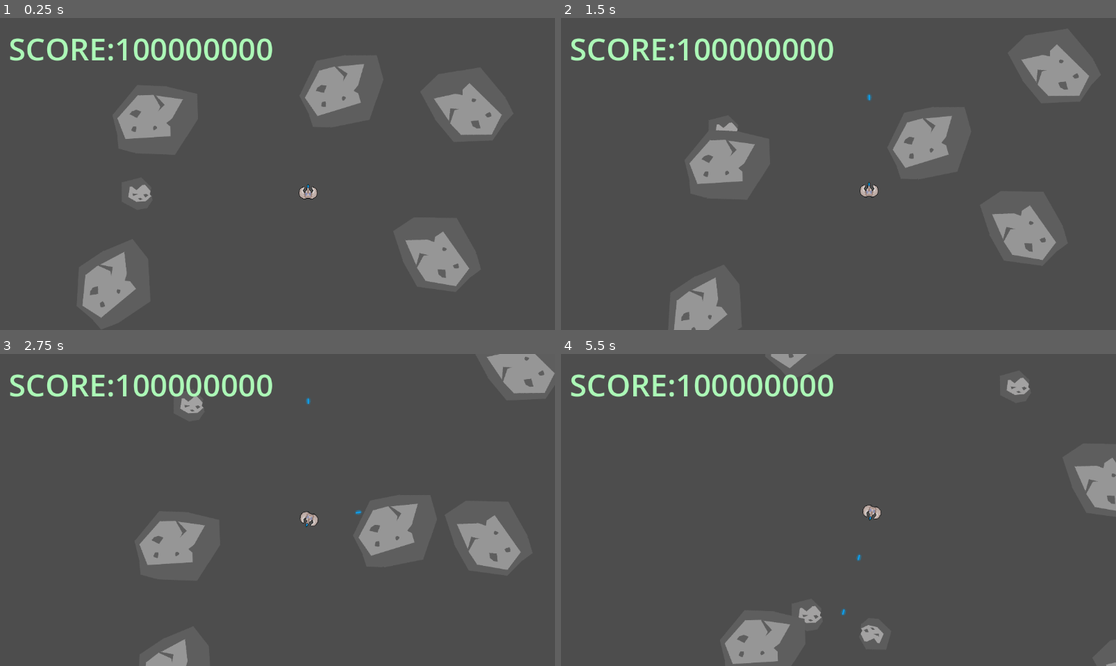
Above: before the commit, frames 1-4 (two rows, left to right).
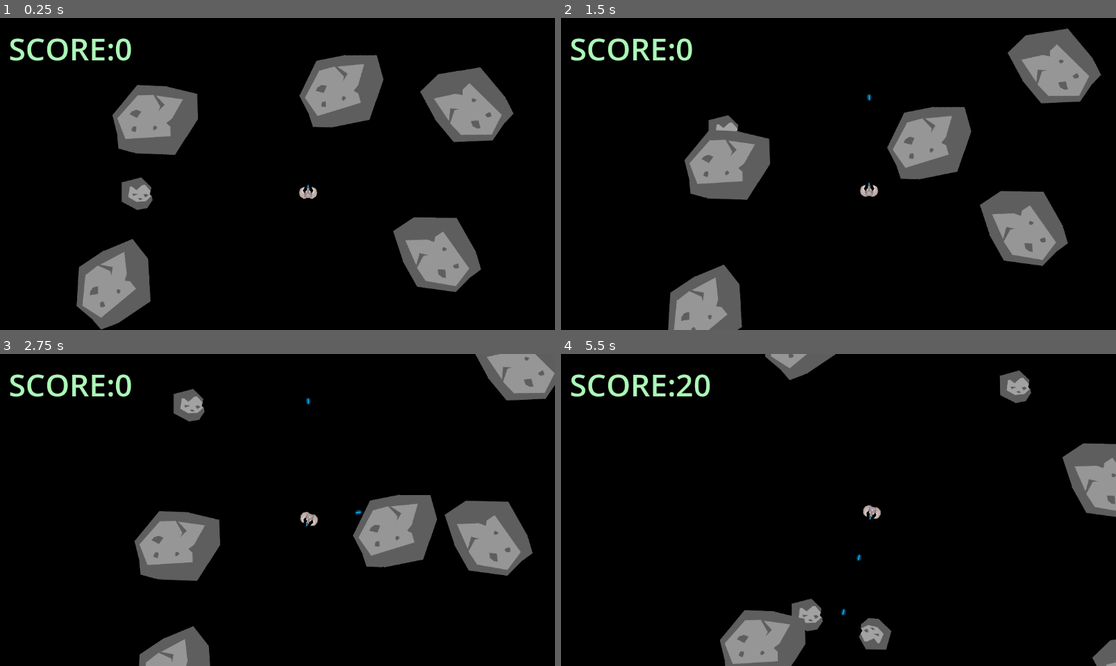
Above: after the commit, the same moments.

Repository: oskar-krolner/ddu-asteroids-teknikuge
Game: Godot game, scene res://game.tscn
The game is run twice, just before and just after one commit, with the same random seed, the same clock (stepped at 60 frames per second) and the same inputs.
Inputs:
- Up to frame 1 (0.25 s): no input
- Up to frame 2 (1.5 s): tap Space (Skyd) at 0.6 s; tap W (Fremad) at 1.35 s
- Up to frame 3 (2.75 s): tap Space (Skyd) at 1.55, 2.3 s; hold D (Roter_Højre) from 2.03 s (still down)
- Up to frame 4 (5.5 s): release D (Roter_Højre) at 2.78 s; tap A (Roter_Venstre) at 2.85 s; tap Space (Skyd) at 3.05, 3.6, 4.55, 5.1 s; tap S (Tilbage) at 4.35 s

The runs differ from the first frame. In frame 1, 85% of the frame differs, in the area x 0-100%, y 0-100%; in frame 2, 86%; in frame 3, 88%; in frame 4, 93%.

Commit message:
Add files via upload

Diff:
--- a/asteroid.gd
+++ b/asteroid.gd
@@ -1,6 +1,6 @@
 class_name asteroid extends Area2D
 
-signal exploded (pos, size)
+signal exploded (pos, size, points)
 
 var movement_vector := Vector2(0, -1)
 
@@ -12,7 +12,19 @@
 @onready var sprite = $Sprite2D
 @onready var cshape = $CollisionShape2D
 
-
+var points: int:
+	get:
+			match size:
+				asteroidsize.large:
+					return 20
+				asteroidsize.medium:
+					return 15
+				asteroidsize.small:
+					return 10
+				asteroidsize.tiny:
+					return 5
+				_:
+					return 0
 func _ready():
 	rotation = randf_range(0, 2*PI )
 
@@ -52,5 +64,5 @@
 		global_position.x = -radius
 
 func explode():
-	emit_signal("exploded", global_position, size)
+	emit_signal("exploded", global_position, size, points)
 	queue_free()
--- a/game.tscn
+++ b/game.tscn
@@ -1,15 +1,16 @@
-[gd_scene load_steps=7 format=3 uid="uid://bq8siiljtpb74"]
+[gd_scene load_steps=4 format=3 uid="uid://bq8siiljtpb74"]
 
 [ext_resource type="PackedScene" uid="uid://cd0a7d7gqvooe" path="res://asteroid.tscn" id="1_80nbo"]
-[ext_resource type="PackedScene" path="res://hud.tscn" id="2_feb5d"]
-[ext_resource type="AudioStream" uid="uid://ifb60ojt2gkx" path="res://laser1.wav" id="3_fc0e3"]
+[ext_resource type="PackedScene" uid="uid://besso6qmv304p" path="res://hud.tscn" id="2_feb5d"]
 [ext_resource type="PackedScene" uid="uid://708k8ot8vaak" path="res://move.tscn" id="3_feb5d"]
-[ext_resource type="PackedScene" path="res://eksplosion_lyd.tscn" id="4_fc0e3"]
-[ext_resource type="PackedScene" path="res://musik.tscn" id="5_7jktm"]
 
 [node name="game" type="Node2D"]
 
 [node name="move" parent="." instance=ExtResource("3_feb5d")]
+
+[node name="UI" type="CanvasLayer" parent="move"]
+
+[node name="HUD" parent="move/UI" instance=ExtResource("2_feb5d")]
 
 [node name="asteroids" type="Node2D" parent="move"]
 
@@ -31,16 +32,3 @@
 
 [node name="asteroid6" parent="move/asteroids" instance=ExtResource("1_80nbo")]
 position = Vector2(703, 127)
-
-[node name="laserpewpewnoise" type="AudioStreamPlayer" parent="move"]
-stream = ExtResource("3_fc0e3")
-autoplay = true
-
-[node name="eksplosion_lyd" parent="move" instance=ExtResource("4_fc0e3")]
-
-[node name="CanvasLayer" type="CanvasLayer" parent="move"]
-
-[node name="HUD" parent="move/CanvasLayer" instance=ExtResource("2_feb5d")]
-
-[node name="musik" parent="." instance=ExtResource("5_7jktm")]
-autoplay = true
--- a/move.gd
+++ b/move.gd
@@ -3,10 +3,18 @@
 @onready var angreb = $Angreb
 @onready var rumskib = $Spiller
 @onready var asteroids = $asteroids
+@onready var hud = $UI/HUD
 
 var asteroid_scene = preload("res://asteroid.tscn")
 
+var score := 0:
+	set(value):
+		score = value
+		hud.score = score
+
+
 func _ready():
+	score = 0
 	rumskib.connect("skud_pewed", _on_rumskib_skud_pew)
 
 	for asteroid in asteroids.get_children():
@@ -14,12 +22,11 @@
 
 func _on_rumskib_skud_pew(skud):
 	angreb.add_child(skud)
-	$laserpewpewnoise.play()
 
 
 
-func _on_asteroid_exploded(pos, size):
-	$eksplosion_lyd.play()
+func _on_asteroid_exploded(pos, size, points):
+	score += points
 	for i in range(2):
 		match size:
 			asteroid.asteroidsize.large:
--- a/project.godot
+++ b/project.godot
@@ -10,13 +10,18 @@
 
 [application]
 
-config/name="New Game Project"
+config/name="Astroid"
 run/main_scene="uid://bq8siiljtpb74"
-config/features=PackedStringArray("4.4", "GL Compatibility")
+config/features=PackedStringArray("4.4", "Forward Plus")
 config/icon="res://icon.svg"
 
 [input]
 
+Skyd={
+"deadzone": 0.5,
+"events": [Object(InputEventKey,"resource_local_to_scene":false,"resource_name":"","device":0,"window_id":0,"alt_pressed":false,"shift_pressed":false,"ctrl_pressed":false,"meta_pressed":false,"pressed":false,"keycode":0,"physical_keycode":32,"key_label":0,"unicode":0,"location":0,"echo":false,"script":null)
+]
+}
 Fremad={
 "deadzone": 0.2,
 "events": [Object(InputEventKey,"resource_local_to_scene":false,"resource_name":"","device":-1,"window_id":0,"alt_press …(192 unchanged characters)…
@@ -37,13 +42,14 @@
 "events": [Object(InputEventKey,"resource_local_to_scene":false,"resource_name":"","device":-1,"window_id":0,"alt_press …(191 unchanged characters)…
 ]
 }
-Skyd={
-"deadzone": 0.2,
-"events": [Object(InputEventKey,"resource_local_to_scene":false,"resource_name":"","device":-1,"window_id":0,"alt_pressed":false,"shift_pressed":false,"ctrl_pressed":false,"meta_pressed":false,"pressed":false,"keycode":0,"physical_keycode":32,"key_label":0,"unicode":32,"location":0,"echo":false,"script":null)
-]
-}
+
+[layer_names]
+
+2d_physics/layer_1="Rum"
+2d_physics/layer_2="Rumskib"
+2d_physics/layer_3="Astroid"
+2d_physics/layer_4="Skud"
 
 [rendering]
 
-renderer/rendering_method="gl_compatibility"
-renderer/rendering_method.mobile="gl_compatibility"
+environment/defaults/default_clear_color=Color(0, 0, 0, 1)
Not shown: 1 places in hud.tscn that only renumber resources
Not shown, changed: icon.svg.import
Not shown: 1 places in rumskib.tscn that only renumber resources
